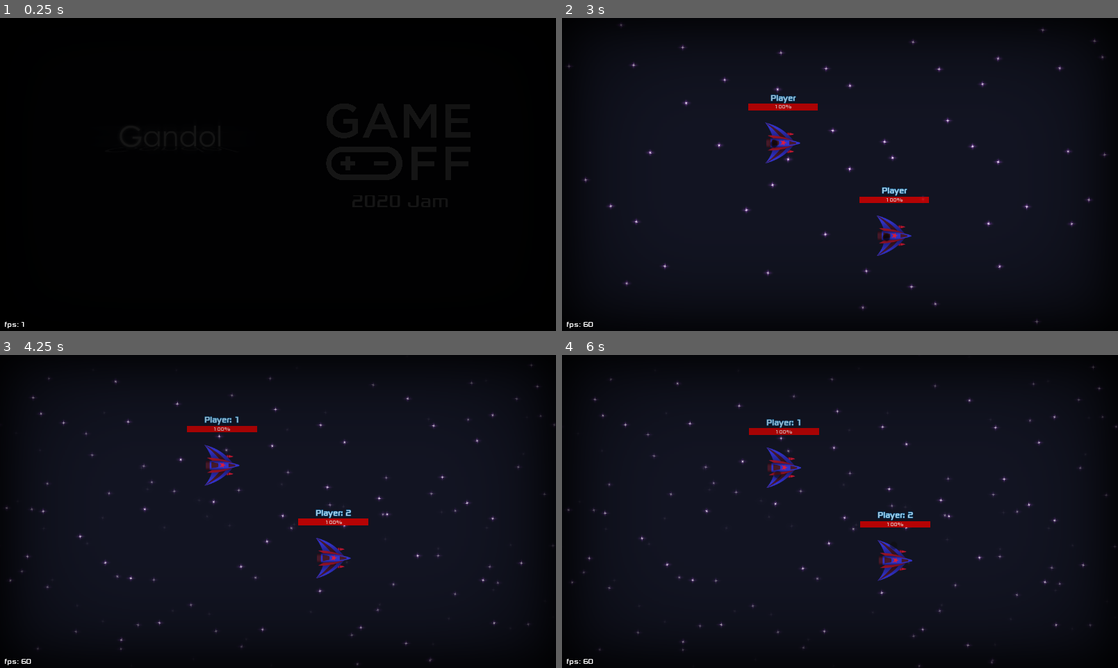
Above: before the commit, frames 1-4 (two rows, left to right).
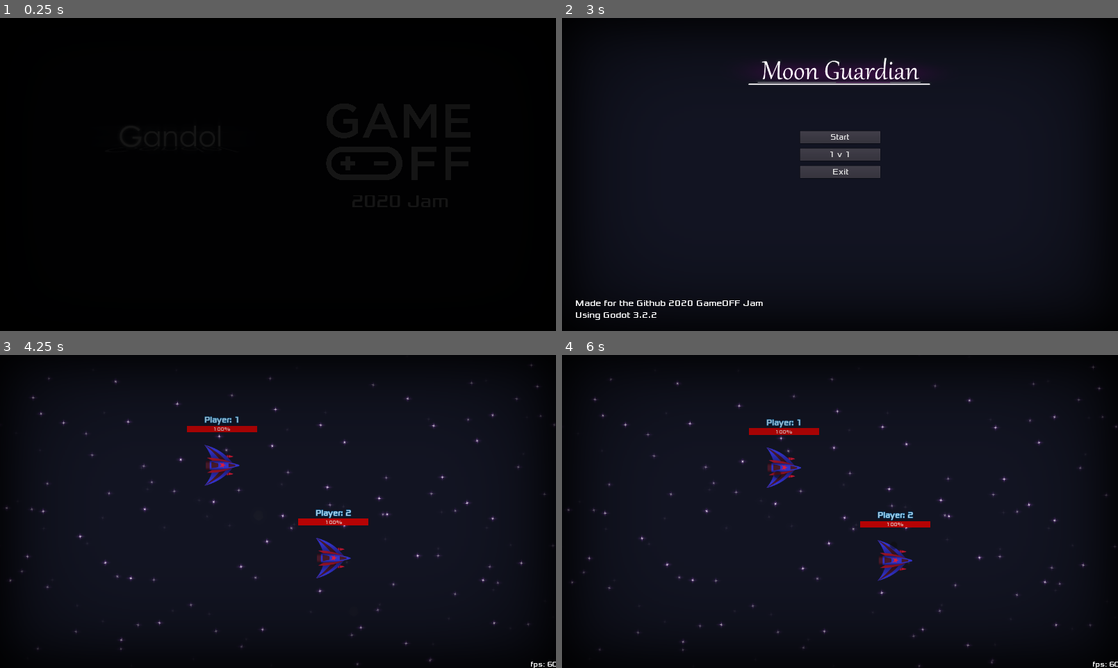
Above: after the commit, the same moments.

Repository: Najim-SD/Moon-Guardian
Game: Godot game, scene res://Scenes/Intro.tscn
Same seed, same stepped clock (60 frames per second), same inputs: the game is played once before the commit and once after it.
Inputs (mouse positions are in pixels of both pictures, inside the frame that each line leads up to):
- Up to frame 1 (0.25 s): no input
- Up to frame 2 (3 s): move the mouse to (962, 158) at 0.52 s; right-click (962, 158) at 0.6 s; move the mouse to (728, 190) at 1.27 s; tap Space (launch) at 1.35 s; move the mouse to (895, 105) at 2.02 s; click (895, 105) at 2.1 s; move the mouse to (812, 237) at 2.77 s; right-click (812, 237) at 2.85 s
- Up to frame 3 (4.25 s): click (278, 492) at 3.5 s, where only the run after the commit has a clickable "1 v 1"
- Up to frame 4 (6 s): move the mouse to (1006, 558) at 4.27 s; tap Space (launch) at 4.35 s; tap Enter at 5 s; move the mouse to (673, 464) at 5.02 s; click (673, 464) at 5.1 s; tap R (restart) at 5.75 s; move the mouse to (867, 511) at 5.77 s; right-click (867, 511) at 5.85 s

The runs differ from the first frame. In frame 1, less than 0.1% of the frame differs, in the area x 0-5%, y 97-100%; in frame 2, 5.1%, in the area x 0-99%, y 1-100%; in frame 3, less than 0.1%; in frame 4, less than 0.1%.

Commit message:
Main Menu

Diff:
--- a/Scenes/Level.tscn
+++ b/Scenes/1V1 Level.tscn
@@ -1,15 +1,15 @@
 [gd_scene load_steps=6 format=2]
 
-[ext_resource path="res://Scenes/Spaceship.tscn" type="PackedScene" id=1]
-[ext_resource path="res://Scenes/MultiCam.tscn" type="PackedScene" id=2]
-[ext_resource path="res://Scenes/Parallax.tscn" type="PackedScene" id=3]
+[ext_resource path="res://Scenes/MultiCam.tscn" type="PackedScene" id=1]
+[ext_resource path="res://Scenes/Parallax.tscn" type="PackedScene" id=2]
+[ext_resource path="res://Scenes/Spaceship.tscn" type="PackedScene" id=3]
 [ext_resource path="res://Scenes/LevelBoundary.tscn" type="PackedScene" id=4]
 [ext_resource path="res://Scripts/Level.gd" type="Script" id=5]
 
 [node name="1V1 Level" type="Node2D"]
 script = ExtResource( 5 )
 
-[node name="MultiCam" parent="." instance=ExtResource( 2 )]
+[node name="MultiCam" parent="." instance=ExtResource( 1 )]
 smoothing_speed = 10.0
 drag_margin_left = 0.0
 drag_margin_top = 0.0
--- /dev/null
+++ b/Scenes/Game.tscn
@@ -0,0 +1,26 @@
+[gd_scene load_steps=5 format=2]
+
+[ext_resource path="res://Scenes/MultiCam.tscn" type="PackedScene" id=1]
+[ext_resource path="res://Scenes/Moonship.tscn" type="PackedScene" id=2]
+[ext_resource path="res://Scenes/Spaceship.tscn" type="PackedScene" id=3]
+[ext_resource path="res://Scenes/Parallax.tscn" type="PackedScene" id=5]
+
+[node name="Game" type="Node2D"]
+
+[node name="Parallax" parent="." instance=ExtResource( 5 )]
+
+[node name="MultiCam" parent="." instance=ExtResource( 1 )]
+smoothing_speed = 10.0
+drag_margin_left = 0.0
+drag_margin_top = 0.0
+drag_margin_right = 0.0
+drag_margin_bottom = 0.0
+targets = [ "Spaceship1", "Moon" ]
+
+[node name="Moonship" parent="." instance=ExtResource( 2 )]
+mode = 1
+
+[node name="Spaceship1" parent="." instance=ExtResource( 3 )]
+position = Vector2( 509.14, 287.02 )
+
+[node name="LevelAudioPlayer" type="AudioStreamPlayer" parent="."]
--- a/Scenes/Intro.tscn
+++ b/Scenes/Intro.tscn
@@ -1,8 +1,7 @@
-[gd_scene load_steps=9 format=2]
+[gd_scene load_steps=8 format=2]
 
 [ext_resource path="res://Art/GandolLogo.png" type="Texture" id=1]
-[ext_resource path="res://Scenes/MultiCam.tscn" type="PackedScene" id=2]
-[ext_resource path="res://Scripts/Camera2D.gd" type="Script" id=3]
+[ext_resource path="res://Art/Fx/ScreenFX.png" type="Texture" id=2]
 [ext_resource path="res://Scripts/Intro.gd" type="Script" id=4]
 [ext_resource path="res://Art/Fonts/Xolonium-Regular.ttf" type="DynamicFontData" id=5]
 [ext_resource path="res://Art/GameOFF Wh.png" type="Texture" id=6]
@@ -21,7 +20,25 @@
 "_edit_use_anchors_": false
 }
 
-[node name="AnimationPlayer" type="AnimationPlayer" parent="."]
+[node name="GameOFF" type="Sprite" parent="."]
+position = Vector2( 916.984, 284.669 )
+scale = Vector2( 0.14687, 0.14687 )
+texture = ExtResource( 6 )
+
+[node name="ScrFX" type="TextureRect" parent="."]
+anchor_left = 0.5
+anchor_top = 0.5
+anchor_right = 0.5
+anchor_bottom = 0.5
+margin_left = -640.0
+margin_top = -360.0
+margin_right = 640.0
+margin_bottom = 360.0
+texture = ExtResource( 2 )
+__meta__ = {
+"_edit_lock_": true,
+"_edit_use_anchors_": false
+}
 
 [node name="Logo" type="TextureRect" parent="."]
 anchor_left = 0.5
@@ -34,29 +51,6 @@
 __meta__ = {
 "_edit_use_anchors_": false
 }
-
-[node name="GameOFF" type="Sprite" parent="."]
-position = Vector2( 916.984, 284.669 )
-scale = Vector2( 0.14687, 0.14687 )
-texture = ExtResource( 6 )
-
-[node name="MultiCam" type="Camera2D" parent="." instance=ExtResource( 2 )]
-position = Vector2( 640, 360 )
-current = true
-drag_margin_h_enabled = true
-drag_margin_v_enabled = true
-smoothing_enabled = true
-smoothing_speed = 10.0
-drag_margin_left = 0.0
-drag_margin_top = 0.0
-drag_margin_right = 0.0
-drag_margin_bottom = 0.0
-script = ExtResource( 3 )
-__meta__ = {
-"_edit_group_": true,
-"_edit_lock_": true
-}
-targets = [  ]
 
 [node name="Label" type="Label" parent="."]
 margin_left = 807.59
--- /dev/null
+++ b/Scenes/Main Menu.tscn
@@ -0,0 +1,104 @@
+[gd_scene load_steps=7 format=2]
+
+[ext_resource path="res://Art/Fx/ScreenFX.png" type="Texture" id=1]
+[ext_resource path="res://Scripts/Main Menu.gd" type="Script" id=3]
+[ext_resource path="res://Art/Game Title.png" type="Texture" id=4]
+[ext_resource path="res://Art/Fonts/Xolonium-Regular.ttf" type="DynamicFontData" id=5]
+
+[sub_resource type="DynamicFont" id=1]
+size = 20
+font_data = ExtResource( 5 )
+
+[sub_resource type="DynamicFont" id=2]
+size = 18
+font_data = ExtResource( 5 )
+
+[node name="Main Menu" type="Control"]
+script = ExtResource( 3 )
+__meta__ = {
+"_edit_use_anchors_": false
+}
+
+[node name="UI" type="CanvasLayer" parent="."]
+
+[node name="ScrFX" type="TextureRect" parent="UI"]
+anchor_left = 0.5
+anchor_top = 0.5
+anchor_right = 0.5
+anchor_bottom = 0.5
+margin_left = -640.0
+margin_top = -360.0
+margin_right = 640.0
+margin_bottom = 360.0
+texture = ExtResource( 1 )
+__meta__ = {
+"_edit_lock_": true,
+"_edit_use_anchors_": false
+}
+
+[node name="Title" type="TextureRect" parent="UI"]
+anchor_left = 0.5
+anchor_right = 0.5
+margin_left = -357.5
+margin_top = 20.0
+margin_right = 357.5
+margin_bottom = 202.0
+texture = ExtResource( 4 )
+__meta__ = {
+"_edit_use_anchors_": false
+}
+
+[node name="Label" type="Label" parent="UI"]
+anchor_top = 1.0
+anchor_bottom = 1.0
+margin_left = 30.0
+margin_top = -77.0
+margin_right = 656.0
+custom_fonts/font = SubResource( 1 )
+text = "Made for the Github 2020 GameOFF Jam
+Using Godot 3.2.2"
+__meta__ = {
+"_edit_use_anchors_": false
+}
+
+[node name="start" type="Button" parent="UI"]
+anchor_left = 0.5
+anchor_right = 0.5
+margin_left = -92.0
+margin_top = 260.0
+margin_right = 93.0
+margin_bottom = 288.0
+custom_fonts/font = SubResource( 2 )
+text = "Start"
+__meta__ = {
+"_edit_use_anchors_": false
+}
+
+[node name="1v1" type="Button" parent="UI"]
+anchor_left = 0.5
+anchor_right = 0.5
+margin_left = -92.0
+margin_top = 300.0
+margin_right = 93.0
+margin_bottom = 288.0
+custom_fonts/font = SubResource( 2 )
+text = "1 v 1"
+__meta__ = {
+"_edit_use_anchors_": false
+}
+
+[node name="exit" type="Button" parent="UI"]
+anchor_left = 0.5
+anchor_right = 0.5
+margin_left = -92.0
+margin_top = 340.0
+margin_right = 93.0
+margin_bottom = 288.0
+custom_fonts/font = SubResource( 2 )
+text = "Exit"
+__meta__ = {
+"_edit_use_anchors_": false
+}
+[connection signal="button_up" from="UI/start" to="." method="_on_start_button_up"]
+[connection signal="button_up" from="UI/1v1" to="." method="_on_1v1_button_up"]
+[connection signal="button_up" from="UI/exit" to="." method="_on_exit_button_up"]
--- /dev/null
+++ b/Scenes/Moonship.tscn
@@ -0,0 +1,27 @@
+[gd_scene load_steps=5 format=2]
+
+[ext_resource path="res://Art/Moon.png" type="Texture" id=1]
+[ext_resource path="res://Scripts/Moon.gd" type="Script" id=2]
+
+[sub_resource type="SpriteFrames" id=1]
+animations = [ {
+"frames": [ ExtResource( 1 ) ],
+"loop": true,
+"name": "normal",
+"speed": 5.0
+} ]
+
+[sub_resource type="CircleShape2D" id=2]
+radius = 140.25
+
+[node name="Moonship" type="RigidBody2D"]
+script = ExtResource( 2 )
+
+[node name="AnimatedSprite" type="AnimatedSprite" parent="."]
+frames = SubResource( 1 )
+animation = "normal"
+offset = Vector2( -3, 3 )
+
+[node name="CollisionShape2D" type="CollisionShape2D" parent="."]
+visible = false
+shape = SubResource( 2 )
--- a/Scenes/MultiCam.tscn
+++ b/Scenes/MultiCam.tscn
@@ -49,6 +49,12 @@
 }
 
 [node name="FPS" parent="HUD" instance=ExtResource( 3 )]
+anchor_left = 1.0
+anchor_right = 1.0
+margin_left = -59.0
+margin_top = -20.0
+margin_right = 0.0
+margin_bottom = 0.0
 
 [node name="AnimatedFX" type="AnimatedSprite" parent="HUD"]
 visible = false
--- a/Scripts/Intro.gd
+++ b/Scripts/Intro.gd
@@ -10,5 +10,5 @@
 	fade -= 1
 	$BlackScreen.modulate.a = fade/(60.0*3)
 	if fade <= 0:
-		get_tree().change_scene("res://Scenes/Level.tscn")
+		get_tree().change_scene("res://Scenes/Main Menu.tscn")
 	pass
--- /dev/null
+++ b/Scripts/Main Menu.gd
@@ -0,0 +1,25 @@
+extends Control
+
+
+func _ready():
+	pass
+
+
+func _on_startButton_button_up():
+	get_tree().quit(0)
+	pass # Replace with function body.
+
+
+func _on_exit_button_up():
+	get_tree().quit(0)
+	pass # Replace with function body.
+
+
+func _on_1v1_button_up():
+	get_tree().change_scene("res://Scenes/1V1 Level.tscn")
+	pass # Replace with function body.
+
+
+func _on_start_button_up():
+	get_tree().change_scene("res://Scenes/Game.tscn")
+	pass # Replace with function body.
--- /dev/null
+++ b/Scripts/Moon.gd
@@ -0,0 +1,5 @@
+extends RigidBody2D
+
+
+func _ready():
+	pass
Binary file added: Art/Buttons/1v1BtnH.png
Not shown, added: Art/Buttons/1v1BtnH.png.import
Binary file added: Art/Buttons/1v1BtnNorm.png
Not shown, added: Art/Buttons/1v1BtnNorm.png.import
Binary file added: Art/Buttons/btnBitMask.bmp
Not shown, added: Art/Buttons/btnBitMask.bmp.import
Binary file added: Art/Buttons/exitBtnH.png
Not shown, added: Art/Buttons/exitBtnH.png.import
Binary file added: Art/Buttons/exitBtnNorm.png
Not shown, added: Art/Buttons/exitBtnNorm.png.import
Binary file added: Art/Buttons/stBtnH.png
Not shown, added: Art/Buttons/stBtnH.png.import
(and 7 more such lines)
